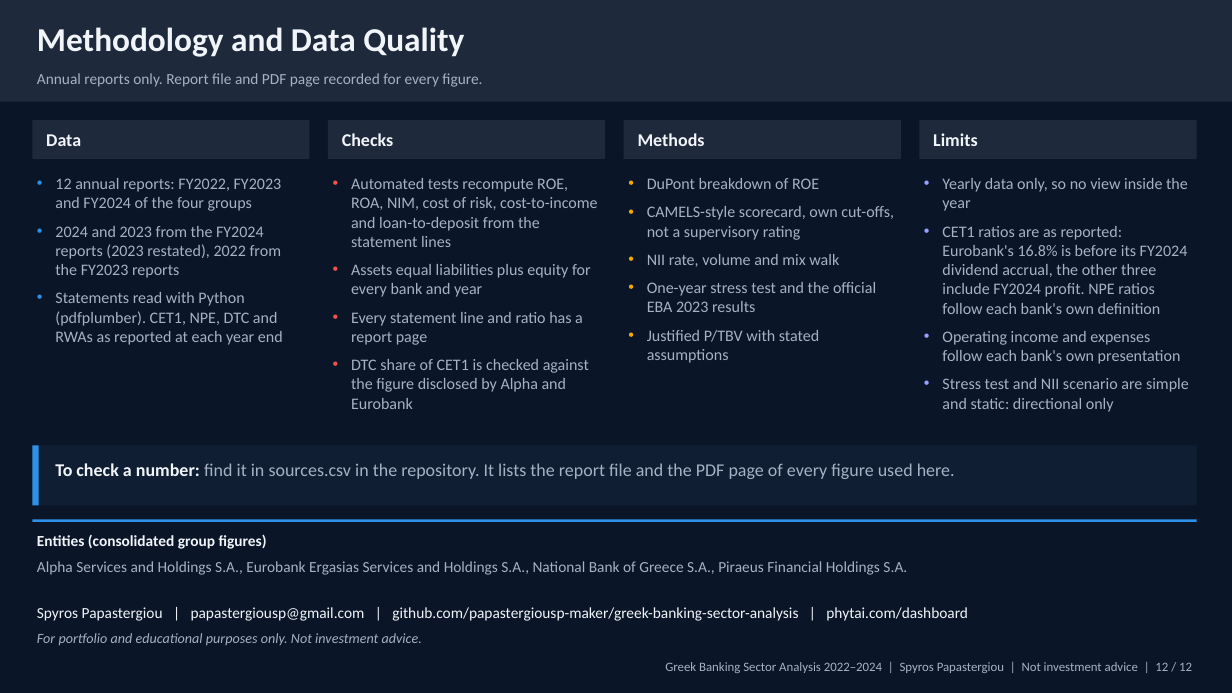
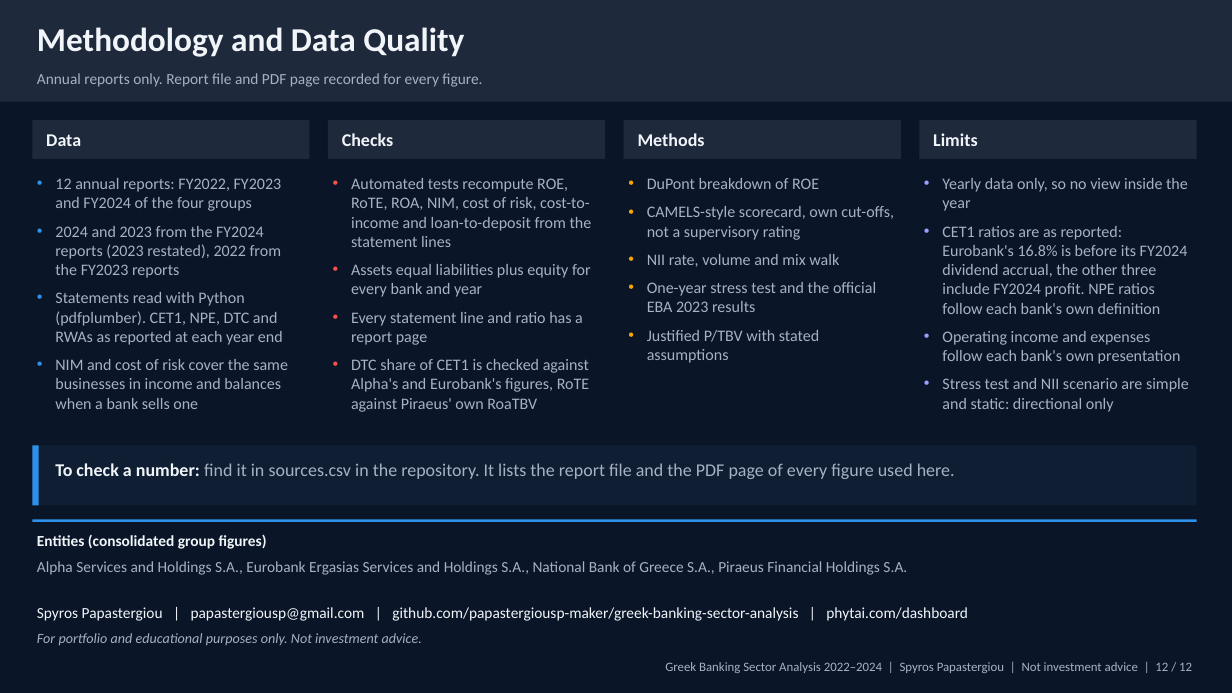
Before and after one commit to papastergiousp-maker/greek-banking-sector-analysis, a slide deck: slide 12 of deliverables/greek_banking_deck.pptx. Drawn at 1232x693 pixels with LibreOffice and Linux fonts; fonts in the diff are those of the drawing. Boxes give left, top, right and bottom in pixels: in the first picture for what was removed or moved away, otherwise in the second. Text is boxed around its words. In the diff, an @@ line names an element or a change of style, - is before the commit and + after.

```diff
--- a/deliverables/greek_banking_deck.pptx
+++ b/deliverables/greek_banking_deck.pptx
@@ text at [351,178,592,247]: text changed @@
-• Automated tests recompute ROE, ROA, NIM, cost of risk, cost-to-income and loan-to-deposit from the statement lines
+• Automated tests recompute ROE, RoTE, ROA, NIM, cost of risk, cost-to-income and loan-to-deposit from the statement lines
@@ text at [55,359,288,409]: paragraph added @@
+• NIM and cost of risk cover the same businesses in income and balances when a bank sells one
@@ text at [351,359,589,412]: text changed @@
-• DTC share of CET1 is checked against the figure disclosed by Alpha and Eurobank
+• DTC share of CET1 is checked against Alpha's and Eurobank's figures, RoTE against Piraeus' own RoaTBV
```
Also in this commit, not shown: 6 other slides changed, 32 other files.
